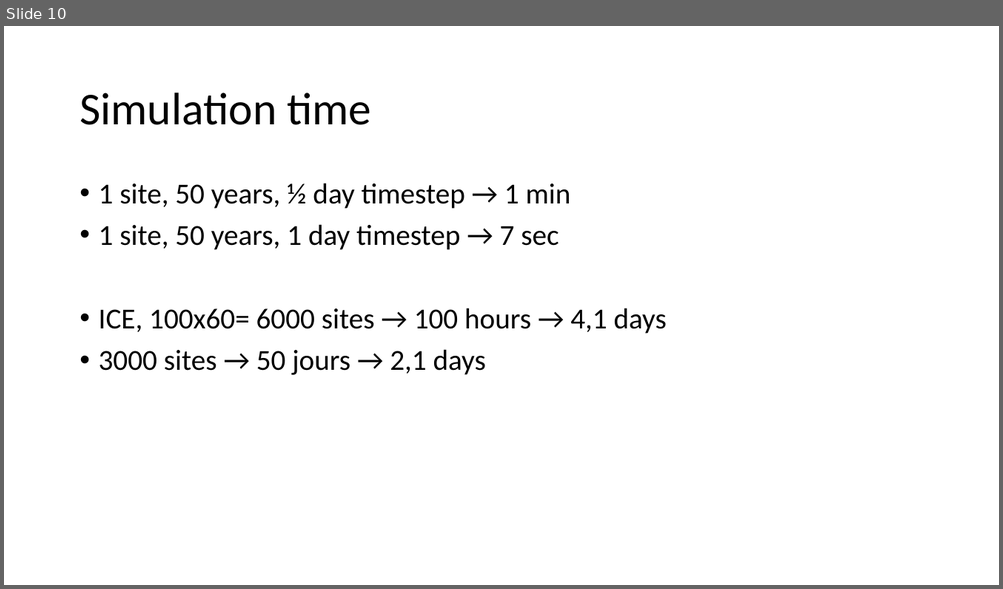
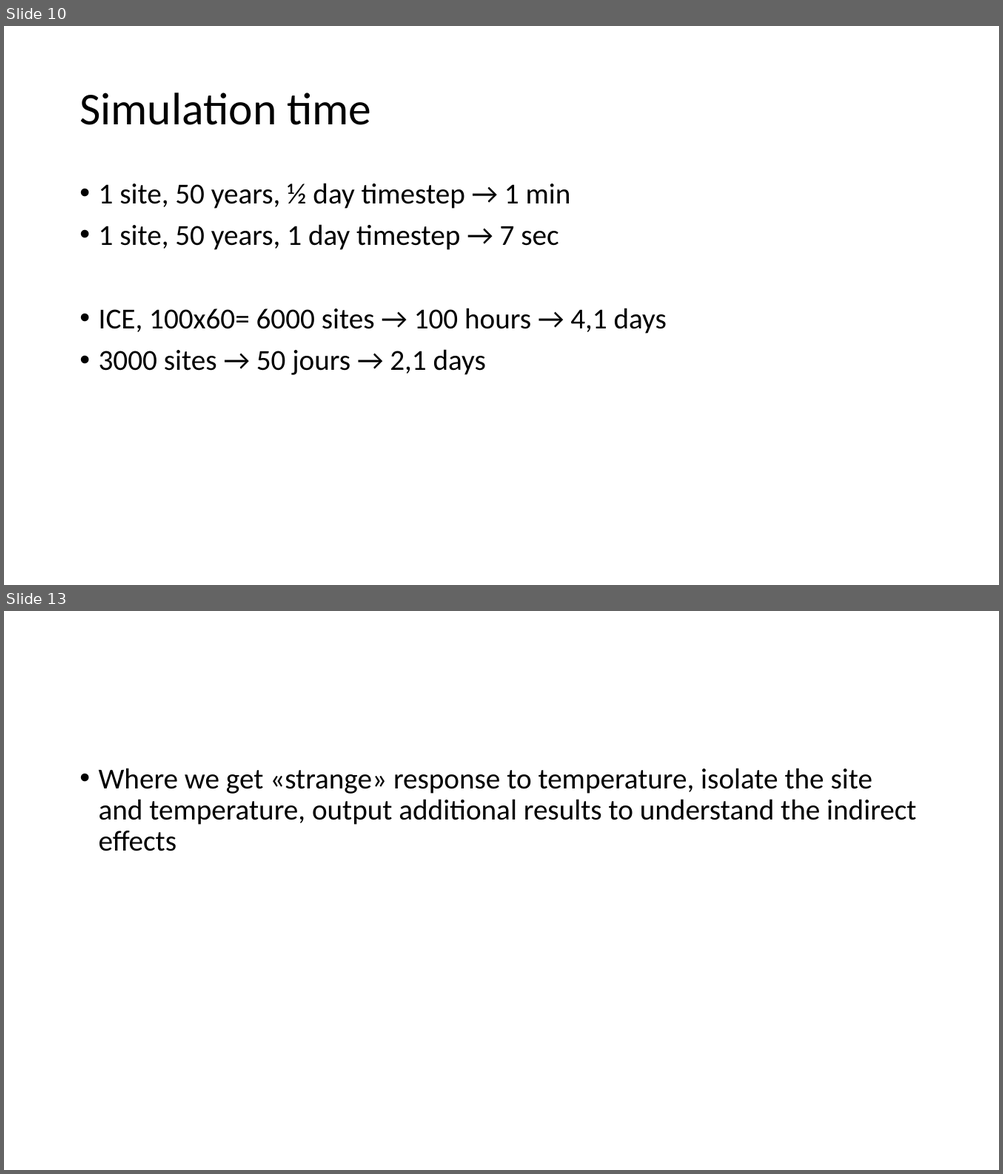
Before and after one commit to emmachollet/ArtificialData_Streambugs_SDMs, a slide deck: C1_documentation/problems_ice.pptx. Shown one above the other, each under a label of ours: slide 10 before the commit, slides 10 and 13 after it; the slides between them are not shown. The pictures are 1003x589 and 1003x1174 pixels, drawn with LibreOffice and Linux fonts; fonts in the diff are those of the drawing. Boxes give left, top, right and bottom in pixels: in the first picture for what was removed or moved away, otherwise in the second. Text is boxed around its words. In the diff, an @@ line names an element or a change of style, - is before the commit and + after.

```diff
--- a/C1_documentation/problems_ice.pptx
+++ b/C1_documentation/problems_ice.pptx
@@ slide 13 added at box(4, 611, 999, 1170), background #FFFFFF @@
@@ text added at box(99, 768, 916, 851), 28 pt, text #000000 @@
+• Where we get «strange» response to temperature, isolate the site and temperature, output additional results to understand the indirect effects
```
Also in this commit, not shown: 2 other slides added, 3 other files.
